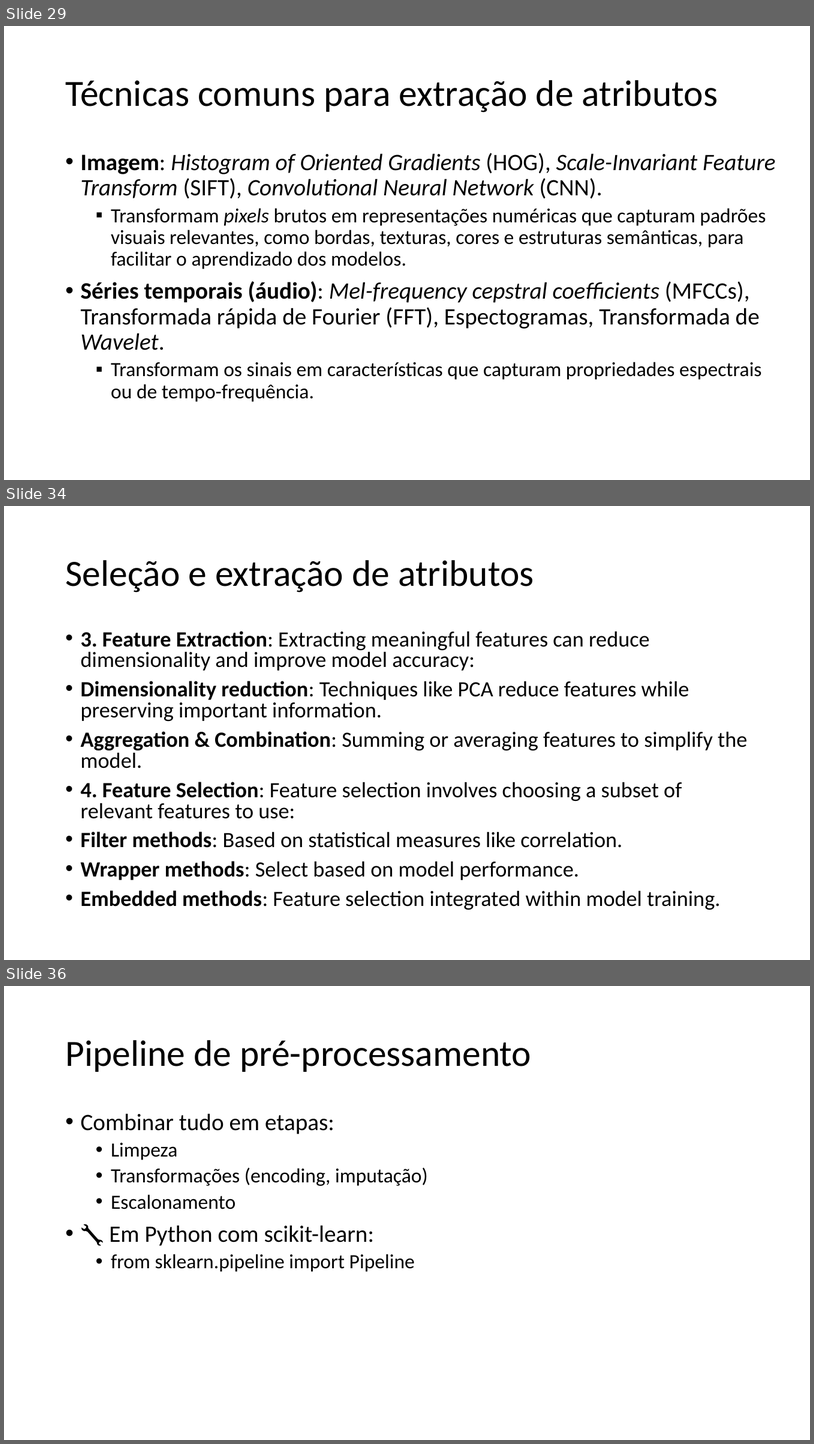
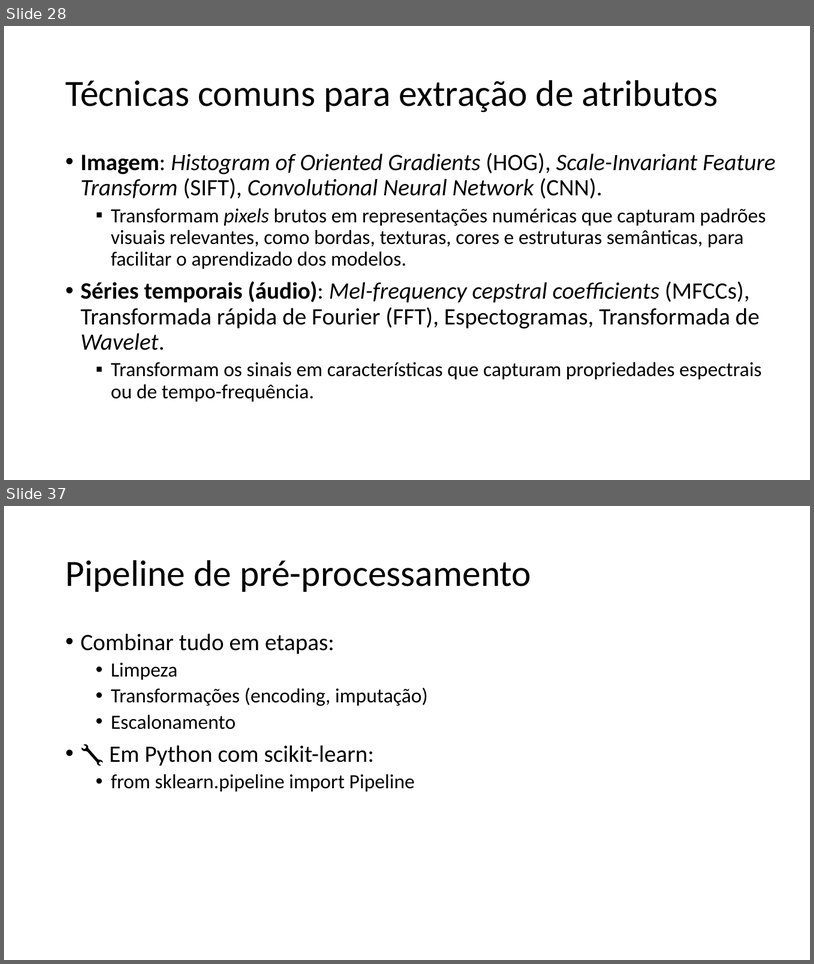
Before and after one commit to zz4fap/c24_inteligencia_artificial, a slide deck: slides/C24_Transformações.pptx. Shown one above the other, each under a label of ours: slides 29, 34 and 36 before the commit, slides 28 and 37 after it; the slides between them are not shown. The pictures are 814x1444 and 814x964 pixels, drawn with LibreOffice and Linux fonts; fonts in the diff are those of the drawing. Boxes give left, top, right and bottom in pixels: in the first picture for what was removed or moved away, otherwise in the second. Text is boxed around its words. In the diff, an @@ line names an element or a change of style, - is before the commit and + after.

```diff
--- a/slides/C24_Transformações.pptx
+++ b/slides/C24_Transformações.pptx
@@ slide 34 removed at (4,506,810,960), background #FFFFFF @@
@@ title removed at (65,560,534,592) @@
-Seleção e extração de atributos
@@ text removed at (81,631,747,910) @@
-• 3. Feature Extraction: Extracting meaningful features can reduce dimensionality and improve model accuracy:
-• Dimensionality reduction: Techniques like PCA reduce features while preserving important information.
-• Aggregation & Combination: Summing or averaging features to simplify the model.
-• 4. Feature Selection: Feature selection involves choosing a subset of relevant features to use:
-• Filter methods: Based on statistical measures like correlation.
-• Wrapper methods: Select based on model performance.
-• Embedded methods: Feature selection integrated within model training.
@@ what was slide 29 is now slide 28 @@
@@ what was slide 36 is now slide 37 @@
```
Also in this commit, not shown: 1 slide changed, 6 slides added, 4 other slides removed.
